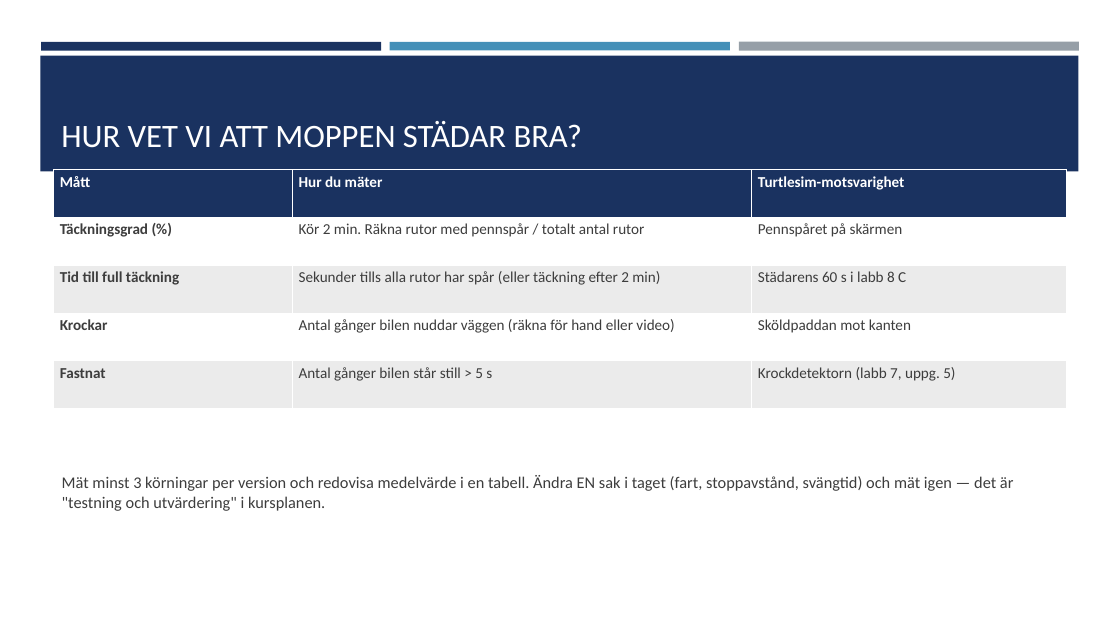
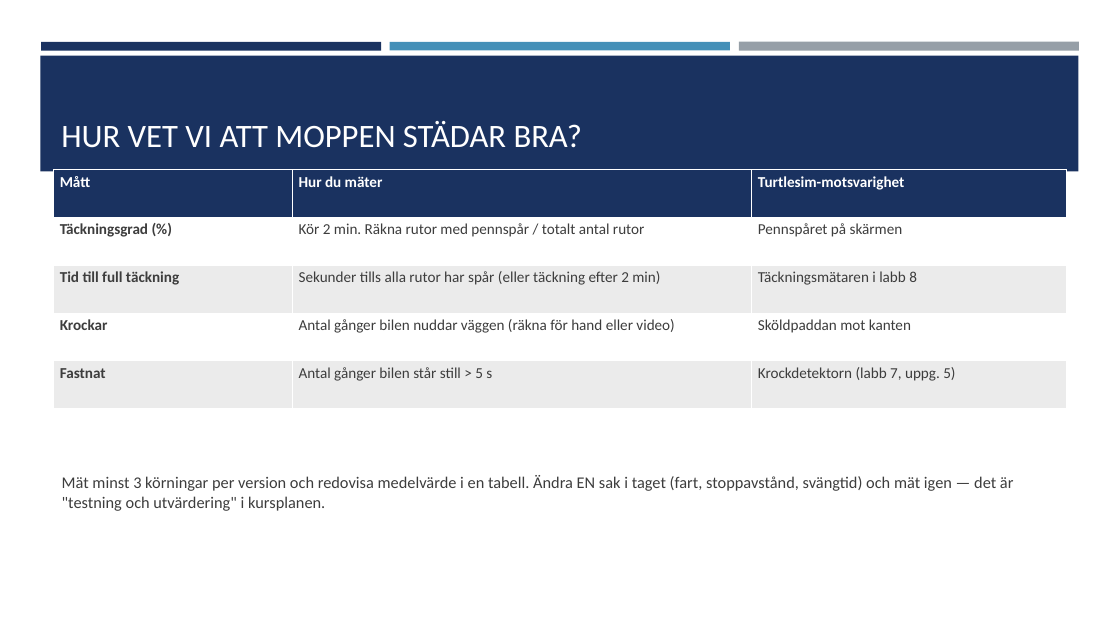
Before and after one commit to abbjetmus/ROS2, a slide deck: slide 8 of Driverbot250s-ROS2.pptx. Drawn at 1120x630 pixels with LibreOffice and Linux fonts; fonts in the diff are those of the drawing. Boxes give left, top, right and bottom in pixels: in the first picture for what was removed or moved away, otherwise in the second. Text is boxed around its words. In the diff, an @@ line names an element or a change of style, - is before the commit and + after.

```diff
--- a/Driverbot250s-ROS2.pptx
+++ b/Driverbot250s-ROS2.pptx
@@ table at (x1=54, y1=170, x2=1067, y2=408) @@
-row 3, column 3: Städarens 60 s i labb 8 C
+row 3, column 3: Täckningsmätaren i labb 8
```
Also in this commit, not shown: 4 other slides changed, 5 other files.
